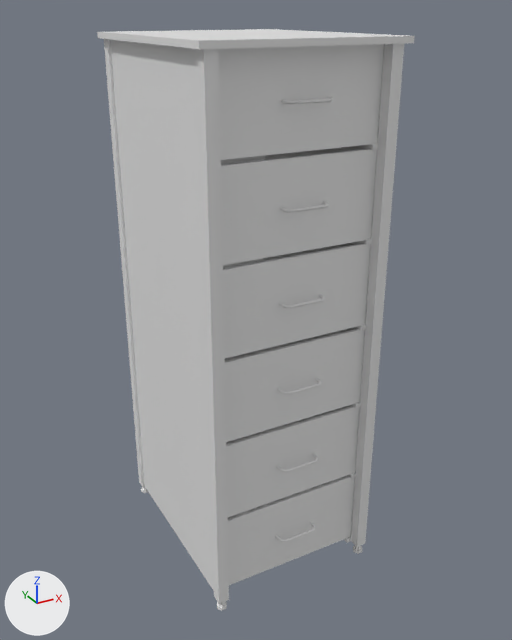
A saved change to the FBX model Assets/ART/Meshes/OFFICE/SM_Storage_Locker.fbx.
Camera for both pictures: a 50 mm camera at (-1.11, -2.11, 1.95) aimed at (0.03, -0.03, 0.91). Lighting does not change. The marker at lower left points along +X, +Y and +Z. The first picture is the older version. Where no turn or scale is listed for an object, it has been applied to the vertices.

Names of what the first picture shows: 'SM_Storage_Locker', 'SM_Storage_Locker_Drawer_01', 'SM_Storage_Locker_Drawer_02', 'SM_Storage_Locker_Drawer_03', 'SM_Storage_Locker_Drawer_04', 'SM_Storage_Locker_Drawer_05', 'SM_Storage_Locker_Drawer_06'.
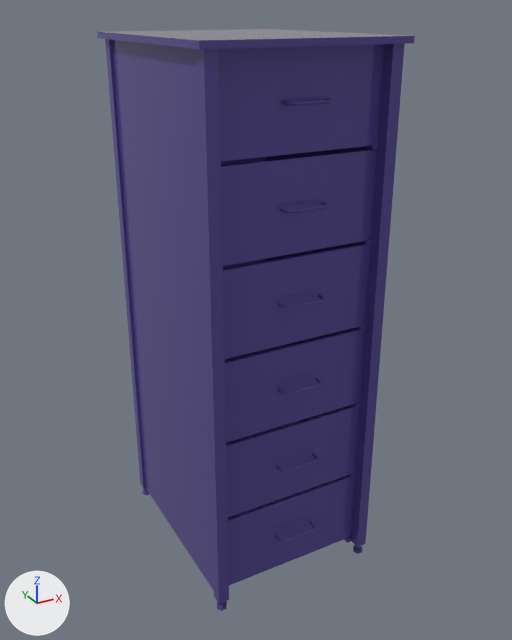
Boxes [x1, y1, x2, y2] around the edits, measured in the pictures (512 x 640 px; the box of a moved part takes in the faces that stretch with it):
'SM_Storage_Locker_Drawer_01', recoloured, moved (white to blue): before [218, 44, 385, 160]; after [218, 44, 385, 161]
'SM_Storage_Locker_Drawer_02', recoloured, moved (white to blue): before [221, 146, 377, 265]; after [221, 147, 378, 266]
'SM_Storage_Locker_Drawer_03', recoloured, moved (white to blue): before [223, 241, 371, 359]; after [223, 242, 371, 359]
'SM_Storage_Locker_Drawer_04', recoloured (white to blue): [224, 328, 365, 442] in both
'SM_Storage_Locker_Drawer_05', recoloured (white to blue): [226, 405, 360, 517] in both
'SM_Storage_Locker_Drawer_06', recoloured (white to blue): [228, 475, 355, 585] in both
part 1 of me_mesh, moved or reshaped: before [104, 39, 144, 487]; after [105, 39, 146, 489]
part 2 of me_mesh, moved or reshaped (mostly hidden): before [141, 486, 148, 493]; after [142, 488, 149, 495]
part 3 of me_mesh, recoloured (white to blue): [97, 29, 415, 611] in both

What the commit changed:
Material 'M_Metal_Desk' (mat_m_metal_desk) is new.
Its base color is (0.0883, 0.062, 0.284) (blue #544691).
Its roughness is 0.0.
me_mesh_005 has 56 vertices, 50 faces and spans x -0.288..0.288, y -0.044..0.706, z -0.144..0.144.
me_mesh_005 gains material mat_m_metal_desk (blue #544691).
me_mesh_001 has 56 vertices, 50 faces and spans x -28.8..28.8, y -4.4..70.6, z -14.4..14.4.
me_mesh_001 gains material mat_m_metal_desk (blue #544691).
me_mesh_002 has 56 vertices, 50 faces and spans x -0.288..0.288, y -0.044..0.706, z -0.144..0.144.
me_mesh_002 gains material mat_m_metal_desk (blue #544691).
me_mesh has 260 vertices, 205 faces and spans x -0.34..0.34, y -0.41..0.41, z 0.0..1.88.
me_mesh is used by ob_sm_storage_locker; location (0.0, 0.0, 0.0).
me_mesh part 1: the loose piece of 8 vertices spanning x -0.32..-0.28, y 0.37..0.41, z 0.04..1.86 is moved by (0.0, -0.02, 0.0), in mat_m_metal_desk (blue #544691).
Part 2, on me_mesh:
16 vertices are removed from x -0.31..0.31, y 0.37..0.4, z 0.0..0.04.
32 faces are deleted.
8 vertices in x -0.32..0.32, y 0.39, z 0.0..0.01 move by (0.0, -0.02, 0.0).
8 vertices in x -0.31..0.31, y 0.41, z 0.0..0.01 move by (0.0, -0.06, 0.0).
16 vertices are added at x -0.31..0.31, y 0.36..0.39, z 0.0..0.04.
32 new faces join them.
me_mesh part 3: 171 faces spanning x -0.34..0.34, y -0.41..0.41, z 0.0..1.88 switch from no material to mat_m_metal_desk (blue #544691).
me_mesh_006 has 56 vertices, 50 faces and spans x -28.8..28.8, y -4.4..70.6, z -14.4..14.4.
me_mesh_006 gains material mat_m_metal_desk (blue #544691).
me_mesh_004 has 56 vertices, 50 faces and spans x -28.8..28.8, y -4.4..70.6, z -14.4..14.4.
me_mesh_004 gains material mat_m_metal_desk (blue #544691).
me_mesh_003 has 56 vertices, 50 faces and spans x -28.8..28.8, y -4.4..70.6, z -14.4..14.4.
me_mesh_003 gains material mat_m_metal_desk (blue #544691).
Object 'SM_Storage_Locker_Drawer_02' (ob_sm_storage_locker_drawer_02) moves from (0.0, -0.347, 1.413) to (0.0, -0.347, 1.411).
Object 'SM_Storage_Locker_Drawer_03' (ob_sm_storage_locker_drawer_03) moves from (0.0, -0.347, 1.111) to (0.0, -0.347, 1.109).
Object 'SM_Storage_Locker_Drawer_01' (ob_sm_storage_locker_drawer_01) moves from (0.0, -0.347, 1.717) to (0.0, -0.347, 1.714).
